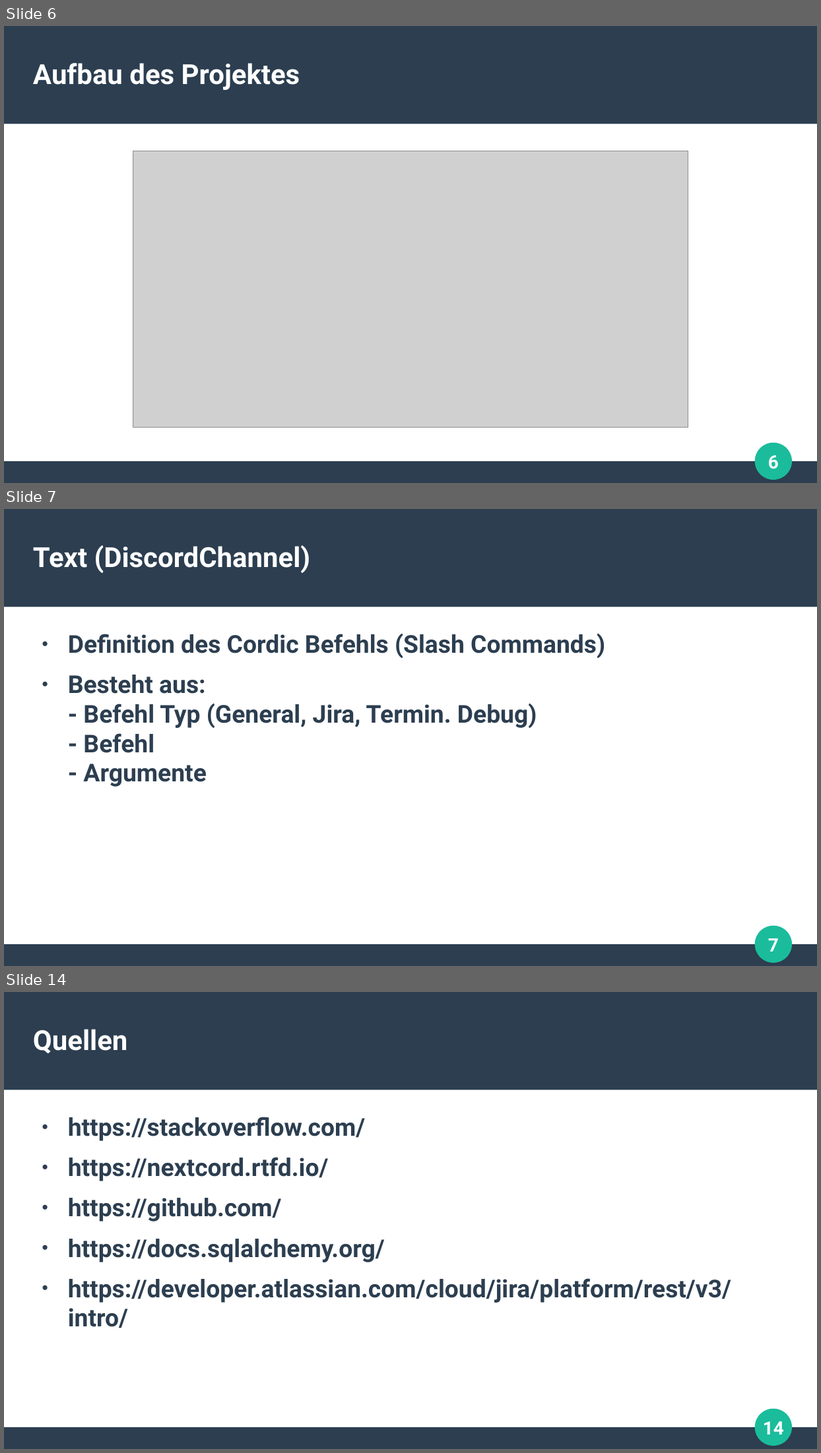
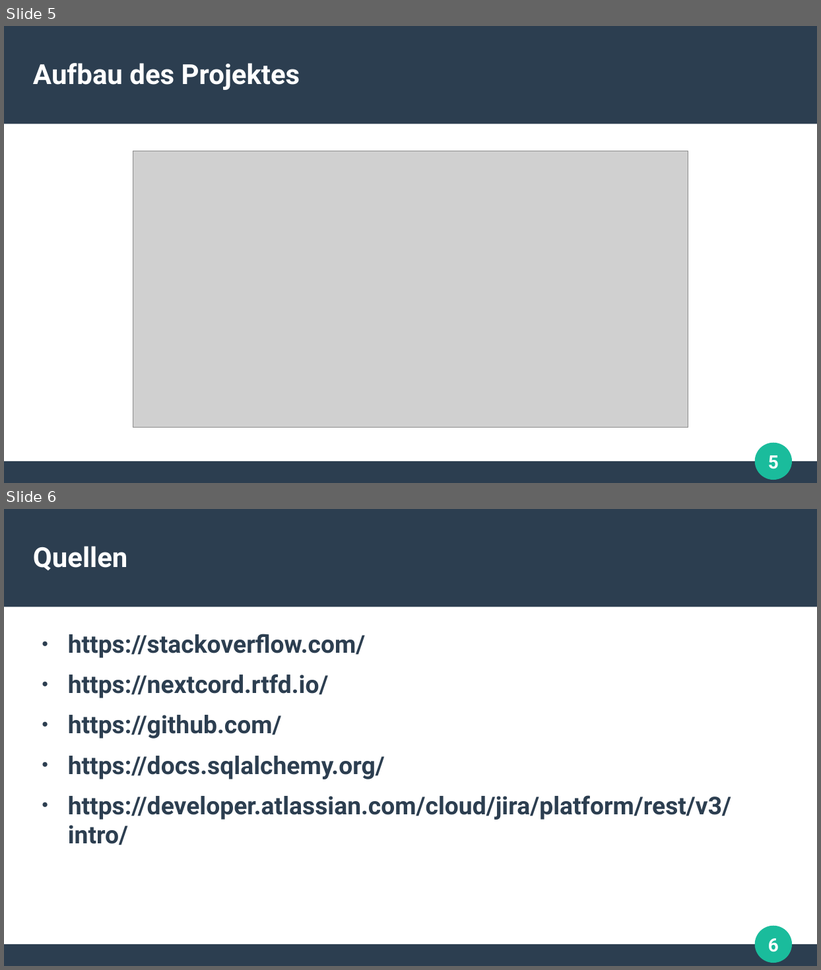
Before and after one commit to ARez2/Cordic, a slide deck: docs/Präsi_SRZ_Preis.odp. Shown one above the other, each under a label of ours: slides 6, 7 and 14 before the commit, slides 5 and 6 after it; the slides between them are not shown. The pictures are 821x1453 and 821x970 pixels, drawn with LibreOffice and Linux fonts; fonts in the diff are those of the drawing; grey boxes stand for pictures. Boxes give left, top, right and bottom in pixels: in the first picture for what was removed or moved away, otherwise in the second. Text is boxed around its words. In the diff, an @@ line names an element or a change of style, - is before the commit and + after.

```diff
--- a/docs/Präsi_SRZ_Preis.odp
+++ b/docs/Präsi_SRZ_Preis.odp
@@ slide 7 removed at (4, 509, 817, 966), background #FFFFFF; not listed: 4 template elements that a slide beside it also shows @@
@@ title removed at (33, 545, 311, 573) @@
-Text (DiscordChannel)
@@ text removed at (68, 634, 605, 787) @@
-● Definition des Cordic Befehls (Slash Commands)
-● Besteht aus:
-  - Befehl Typ (General, Jira, Termin. Debug)
-  - Befehl
-  - Argumente
@@ what was slide 6 is now slide 5 @@
@@ page number at (768, 456, 779, 470): text changed @@
-6
+5
@@ what was slide 14 is now slide 6 @@
@@ page number at (768, 939, 779, 953): text changed @@
-14
+6
```
Also in this commit, not shown: 7 other slides removed.
